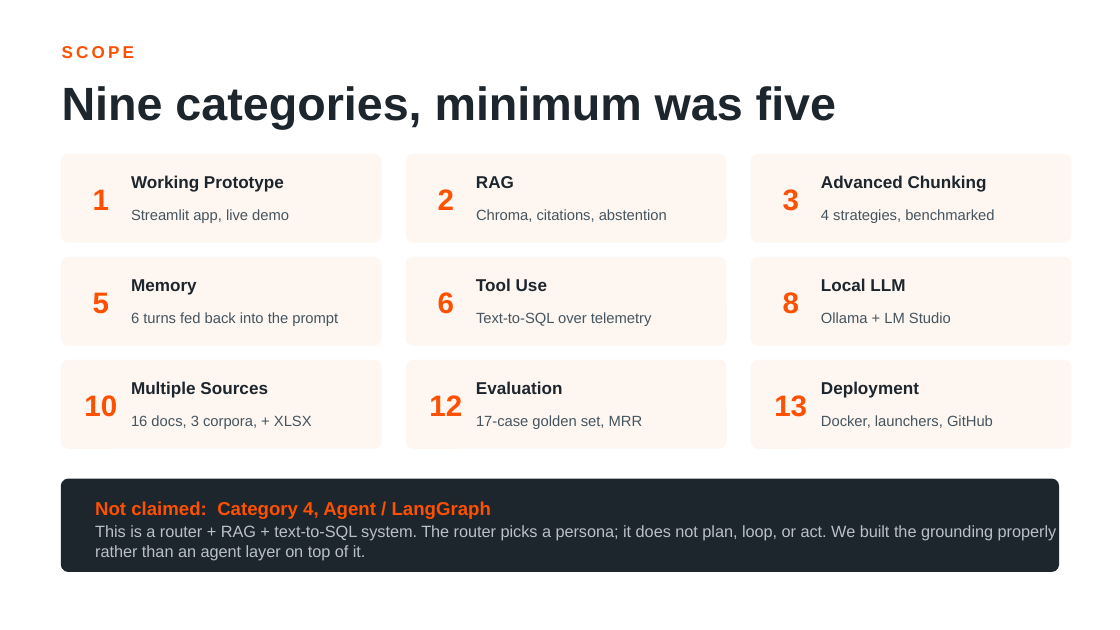
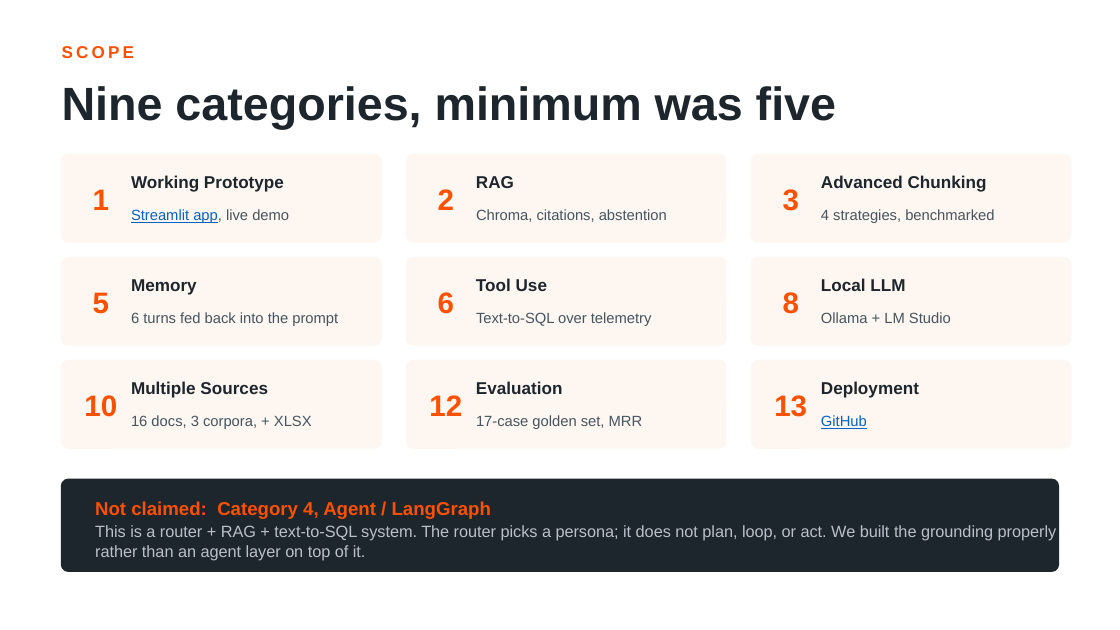
Before and after one commit to hongofc/database-knowledge-assistant, a slide deck: slide 8 of Database_Knowledge_Assistant.pptx. Drawn at 1120x630 pixels with LibreOffice and Linux fonts; fonts in the diff are those of the drawing. Boxes give left, top, right and bottom in pixels: in the first picture for what was removed or moved away, otherwise in the second. Text is boxed around its words. In the diff, an @@ line names an element or a change of style, - is before the commit and + after.

```diff
--- a/Database_Knowledge_Assistant.pptx
+++ b/Database_Knowledge_Assistant.pptx
@@ text "Streamlit app, live demo" at (131, 209, 289, 223): text colour #46555F to #0563C1, underline on in "Streamlit app," @@
@@ text at (821, 415, 867, 429): text changed; text colour #46555F to #0563C1 @@
-Docker, launchers, GitHub
+GitHub
```
Also in this commit, not shown: 8 other slides changed.
